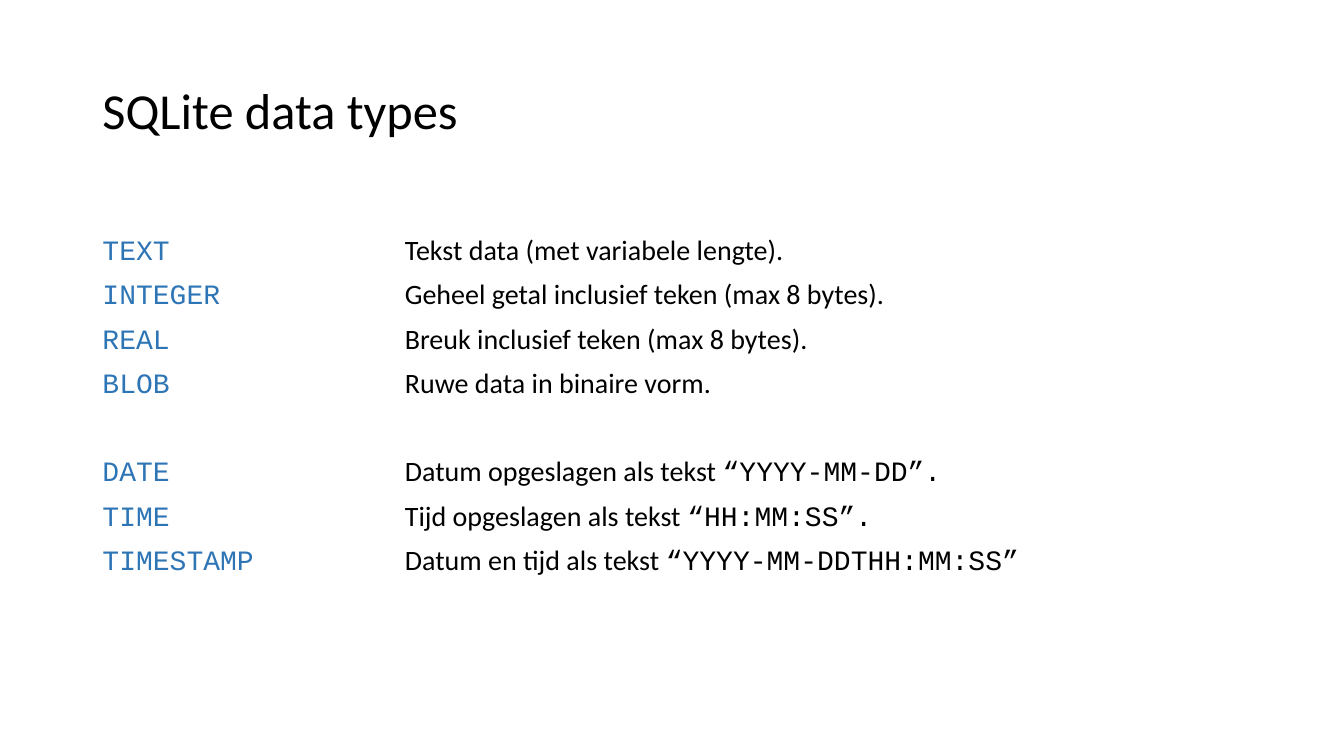
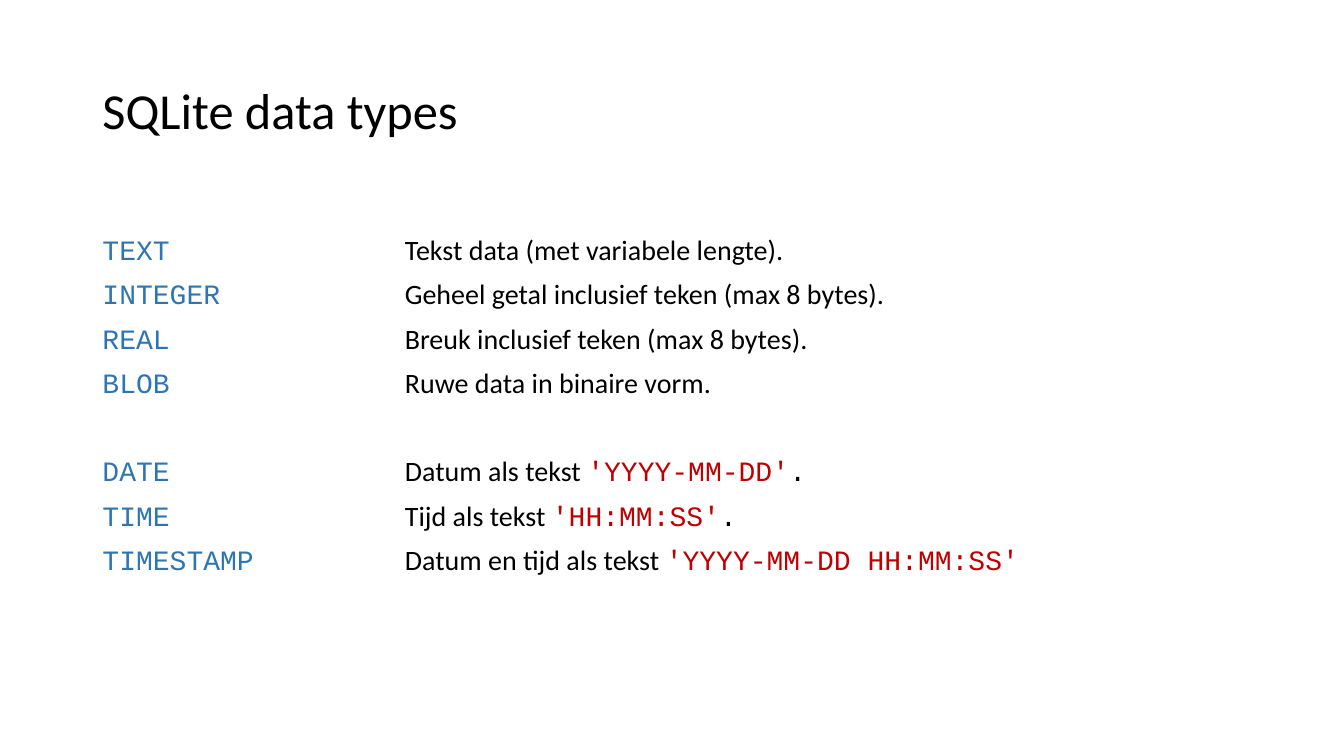
Before and after one commit to LFKoning/knowledge-sharing, a slide deck: slide 29 of sql_course/2_database_design/2_database_design.pptx (slide 24 before the commit). Drawn at 1344x756 pixels with LibreOffice and Linux fonts; fonts in the diff are those of the drawing. Boxes give left, top, right and bottom in pixels: in the first picture for what was removed or moved away, otherwise in the second. Text is boxed around its words. In the diff, an @@ line names an element or a change of style, - is before the commit and + after.

```diff
--- a/sql_course/2_database_design/2_database_design.pptx
+++ b/sql_course/2_database_design/2_database_design.pptx
@@ text at box(102, 461, 1019, 575): text changed; font Calibri to Courier New @@
-DATE Datum opgeslagen als tekst “YYYY-MM-DD”.
-TIME Tijd opgeslagen als tekst “HH:MM:SS”.
-TIMESTAMP Datum en tijd als tekst “YYYY-MM-DDTHH:MM:SS”
+DATE Datum als tekst 'YYYY-MM-DD'.
+TIME Tijd als tekst 'HH:MM:SS'.
+TIMESTAMP Datum en tijd als tekst 'YYYY-MM-DD HH:MM:SS'
```
Also in this commit, not shown: 28 other slides changed, 17 slides added, 10 slides removed, 8 other files.
